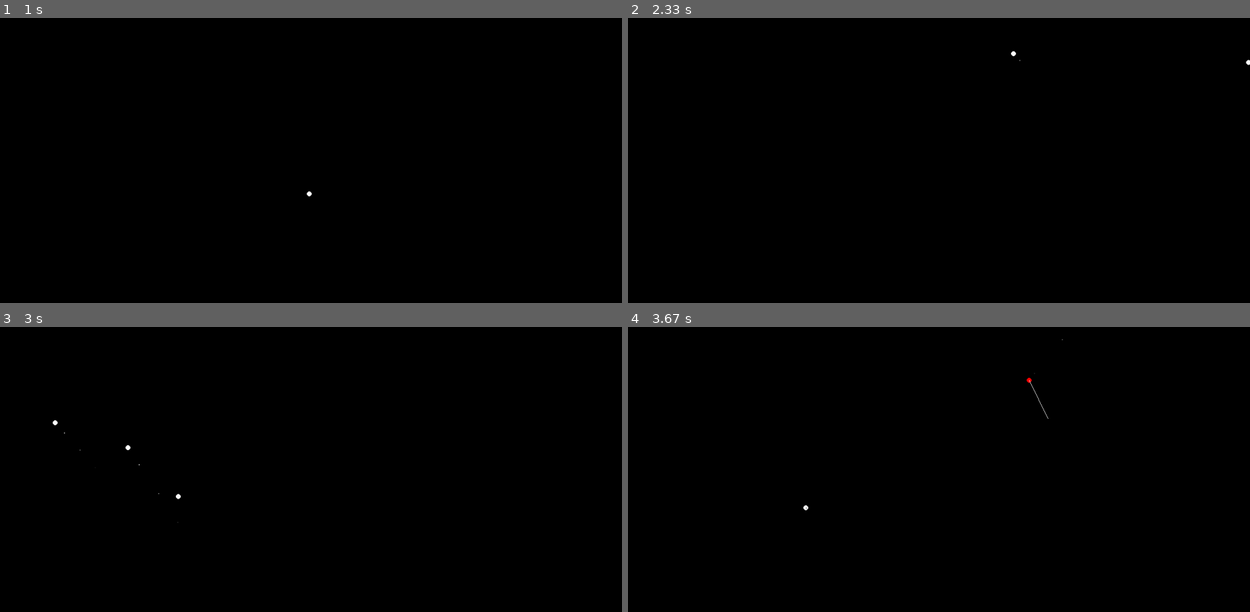
Above: before the commit, frames 1-4 (two rows, left to right).
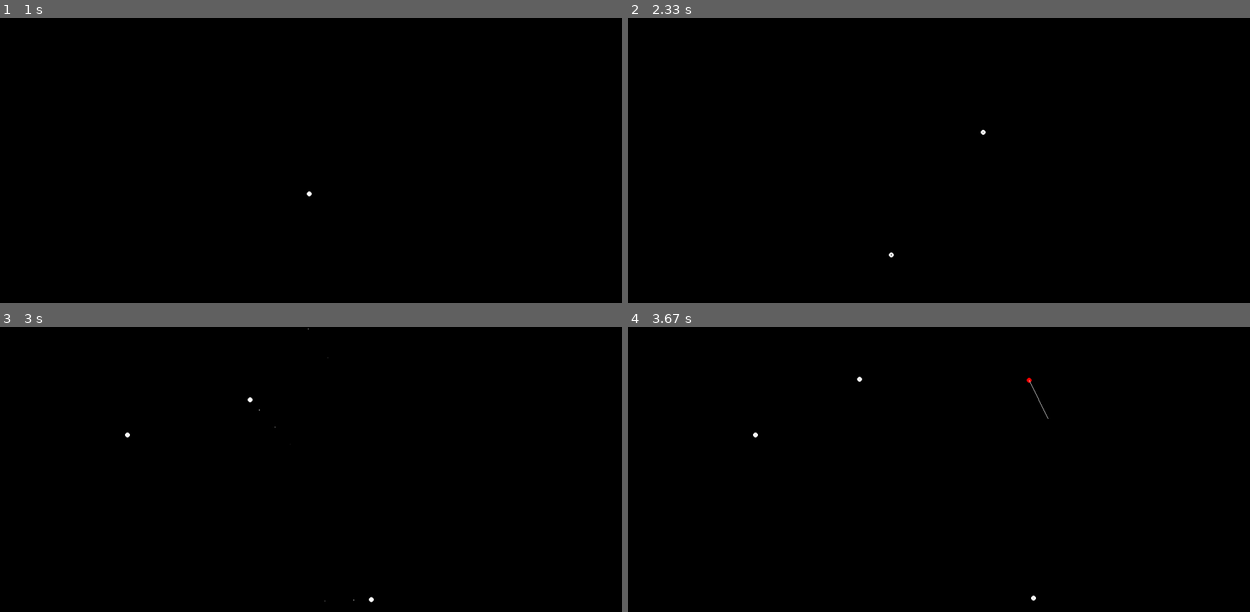
Above: after the commit, the same moments.

Repository: five-over-four/n-body-pygame
Game: pygame game, started from n-body-sim.py
Two runs of this game, one before a commit and one after it. Both use one fixed random seed, a clock stepped at 60 frames per second and the inputs below.
Inputs (mouse positions are in pixels of both pictures, inside the frame that each line leads up to):
- Up to frame 1 (1 s): tap - at 0.33 s; press the mouse at (398, 72) at 0.7 s; move the mouse to (466, 194) at 0.8 s; release the mouse at (outside the picture) at 0.93 s
- Up to frame 2 (2.33 s): tap Space at 1 s; tap Delete at 1.33 s; press the mouse at (1026, 72) at 1.7 s; move the mouse to (932, 75) at 1.8 s; release the mouse at (839, 77) at 1.93 s; press the mouse at (1026, 72) at 2.03 s; move the mouse to (1082, 129) at 2.13 s; release the mouse at (1131, 186) at 2.27 s
- Up to frame 3 (3 s): press the mouse at (398, 381) at 2.37 s; move the mouse to (466, 475) at 2.47 s; release the mouse at (528, 572) at 2.6 s; hold F from 2.67 s (still down); tap Space at 2.73 s; click (124, 435) at 2.75 s
- Up to frame 4 (3.67 s): tap Space at 3.03 s; release F at 3.13 s; press the mouse at (1026, 381) at 3.2 s; move the mouse to (932, 492) at 3.3 s; release the mouse at (845, 606) at 3.43 s; press the mouse at (1026, 381) at 3.53 s; move the mouse to (1044, 418) at 3.63 s

Frame 1 is identical in both runs. In frame 2, less than 0.1% of the frame differs, in the area x 41-100%, y 11-85%; in frame 3, less than 0.1%, in the area x 8-61%, y 0-97%; in frame 4, less than 0.1%.

Commit message:
pausing added
press SPACE to toggle pause. F is the new key for toggling COM following.

Diff:
--- a/n-body-sim.py
+++ b/n-body-sim.py
@@ -43,6 +43,7 @@
     shot = None                 # position of the placed body.
     mouse_toggle = False
     center_COM_toggle = True    # system CENTER OF MASS is always kept centered.
+    paused = False
     trails = []
     trail_density = 5           # lower is more dense, >=1.
     dot_count = 50              # per body
@@ -57,7 +58,8 @@
         # draw and iterate the bodies.
         for body in bodies:
             pygame.draw.circle(screen, (255,255,255), (body.x, body.y), 5)
-            body.tick(bodies)
+            if not paused:
+                body.tick(bodies)
 
         # draw trails
         if i % trail_density == 0:
@@ -89,12 +91,12 @@
                 trails.clear()
 
             elif e.type == pygame.KEYDOWN:
-                if e.key == pygame.K_ESCAPE:
-                    exit()
-                elif e.key == pygame.K_DELETE:
+                if e.key == pygame.K_DELETE:
                     bodies.clear()
                     trails.clear()
                 elif e.key == pygame.K_SPACE:
+                    paused ^= True
+                elif e.key == pygame.K_f:
                     center_COM_toggle ^= True
                 elif e.key == pygame.K_PLUS:
                     default_mass *= 2
@@ -102,6 +104,8 @@
                 elif e.key == pygame.K_MINUS:
                     default_mass *= 1/2 if default_mass > 1 else 1
                     pygame.display.set_caption(f"N-body simulation. Default mass: {default_mass}")
+                if e.key == pygame.K_ESCAPE:
+                    exit()
 
             elif e.type == pygame.QUIT:
                 exit()
